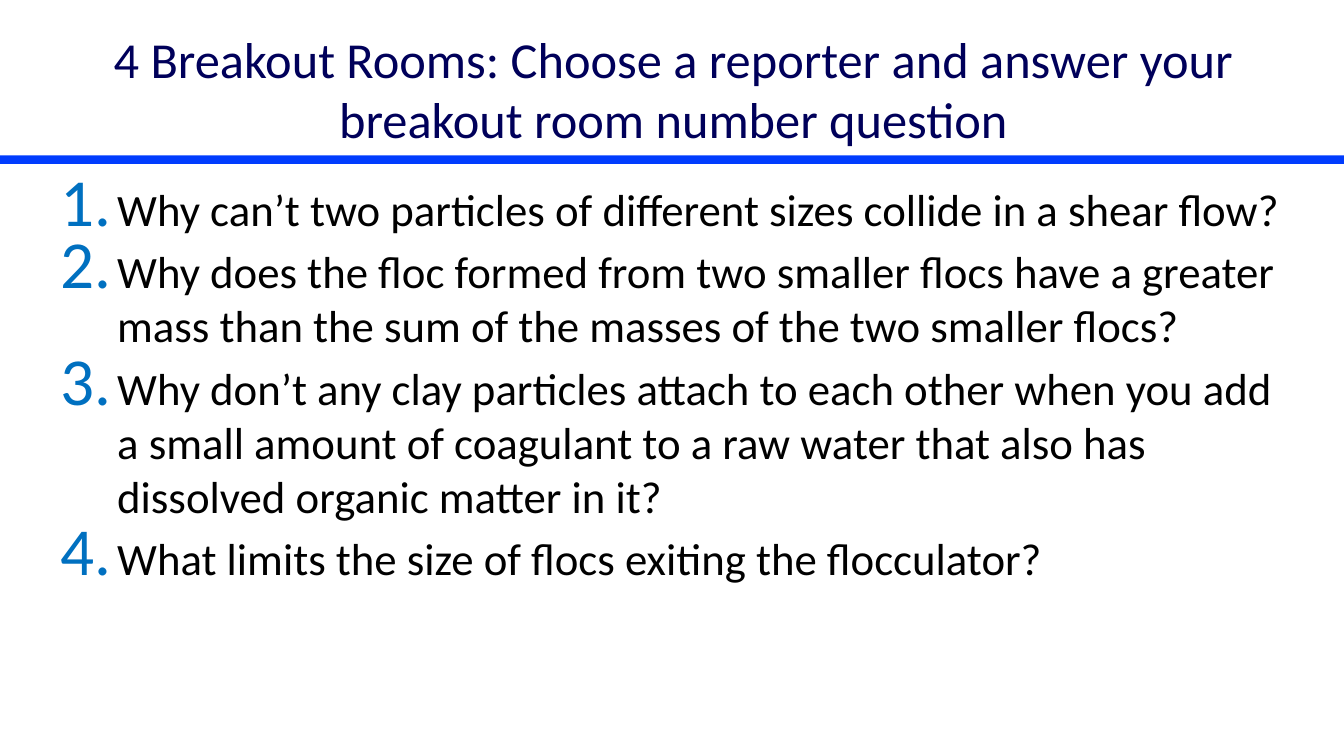
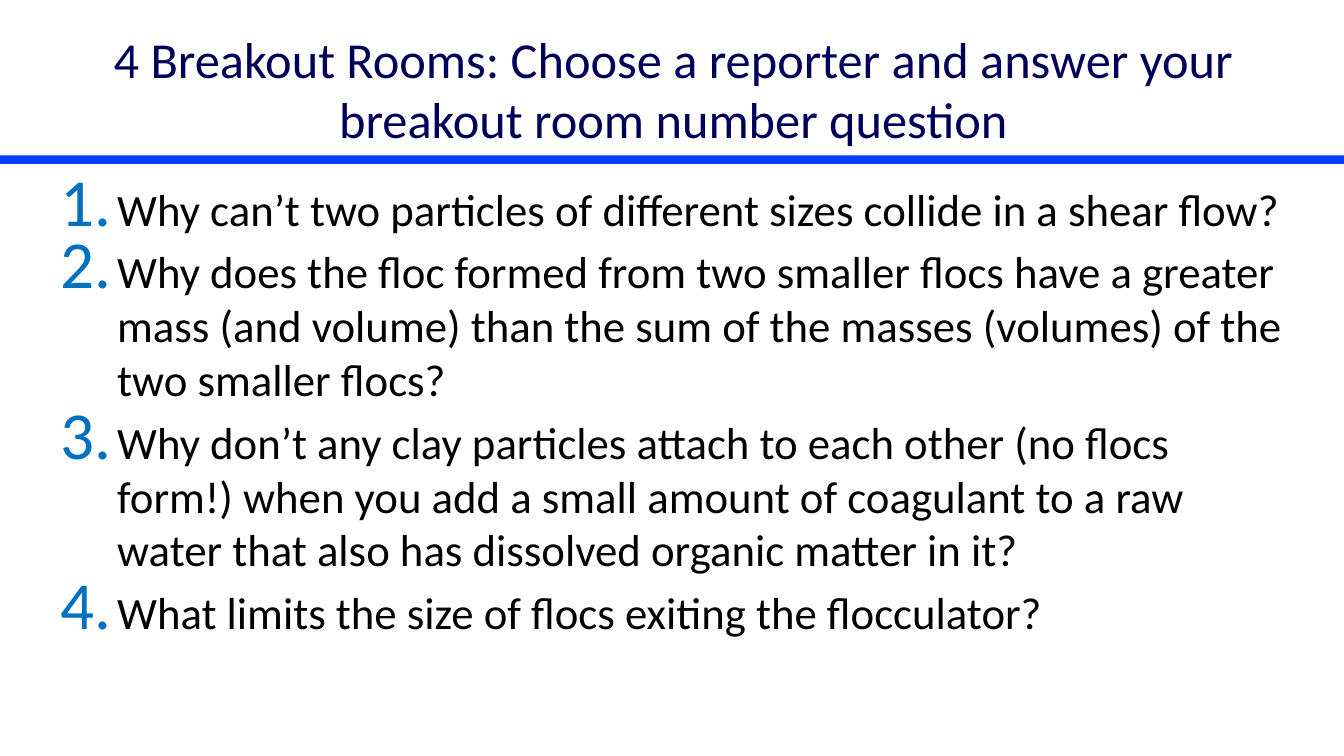
Before and after one commit to monroews/CEE4520Lectures, a slide deck: slide 7 of Discussions/Flocculation Reflections.pptx. Drawn at 1344x756 pixels with LibreOffice and Linux fonts; fonts in the diff are those of the drawing. Boxes give left, top, right and bottom in pixels: in the first picture for what was removed or moved away, otherwise in the second. Text is boxed around its words. In the diff, an @@ line names an element or a change of style, - is before the commit and + after.

```diff
--- a/Discussions/Flocculation Reflections.pptx
+++ b/Discussions/Flocculation Reflections.pptx
@@ text at <box>117,257,1281,574</box>: text changed @@
-2. Why does the floc formed from two smaller flocs have a greater mass than the sum of the masses of the two smaller flocs?
-3. Why don’t any clay particles attach to each other when you add a small amount of coagulant to a raw water that also has dissolved organic matter in it?
+2. Why does the floc formed from two smaller flocs have a greater mass (and volume) than the sum of the masses (volumes) of the two smaller flocs?
+3. Why don’t any clay particles attach to each other (no flocs form!) when you add a small amount of coagulant to a raw water that also has dissolved organic matter in it?
```
Also in this commit, not shown: 1 other slide changed.
